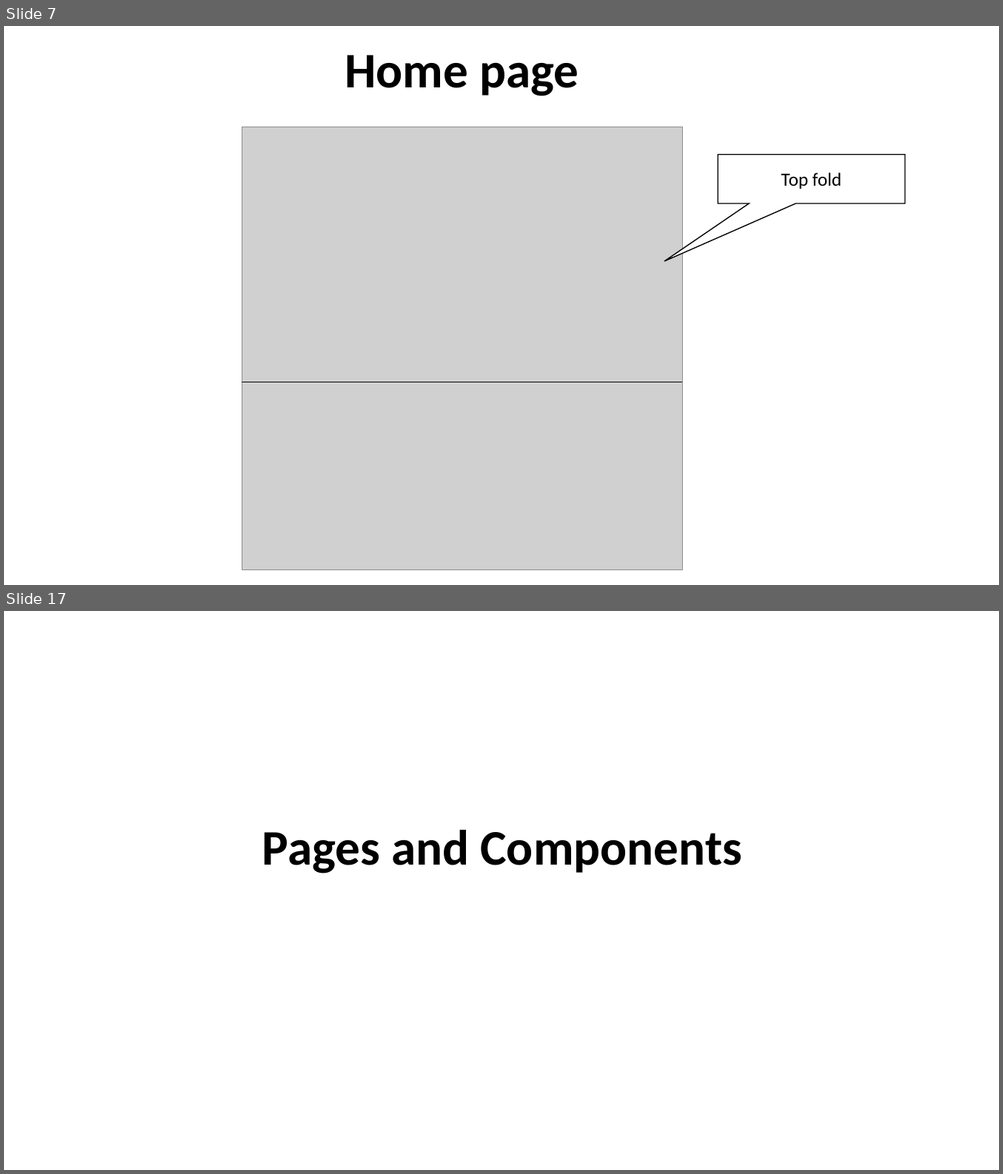
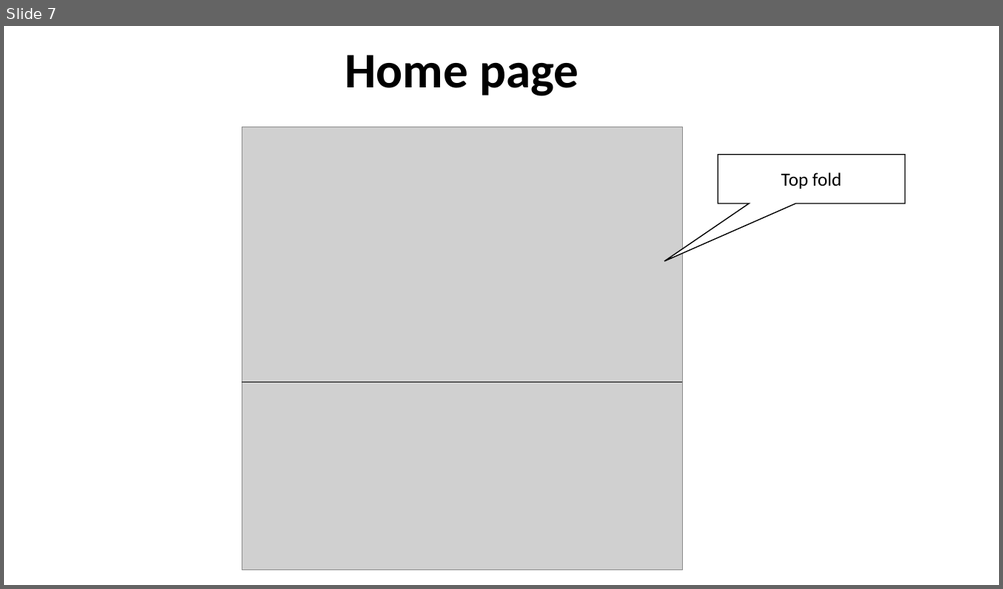
Before and after one commit to EmanuelBenHamo/Fiver-Final-Sprint, a slide deck: Product Definition Document Sample - Vybing - v1.5.pptx. Shown one above the other, each under a label of ours: slides 7 and 17 before the commit, slide 7 after it; the slides between them are not shown. The pictures are 1003x1174 and 1003x589 pixels, drawn with LibreOffice and Linux fonts; fonts in the diff are those of the drawing; grey boxes stand for pictures. Boxes give left, top, right and bottom in pixels: in the first picture for what was removed or moved away, otherwise in the second. Text is boxed around its words. In the diff, an @@ line names an element or a change of style, - is before the commit and + after.

```diff
--- a/Product Definition Document Sample - Vybing - v1.5.pptx
+++ b/Product Definition Document Sample - Vybing - v1.5.pptx
@@ slide 17 removed at box(4, 611, 999, 1170), background #FFFFFF @@
@@ text removed at box(262, 830, 742, 874) @@
-Pages and Components
```
Also in this commit, not shown: 3 slides changed, 3 slides added, 12 other slides removed.
